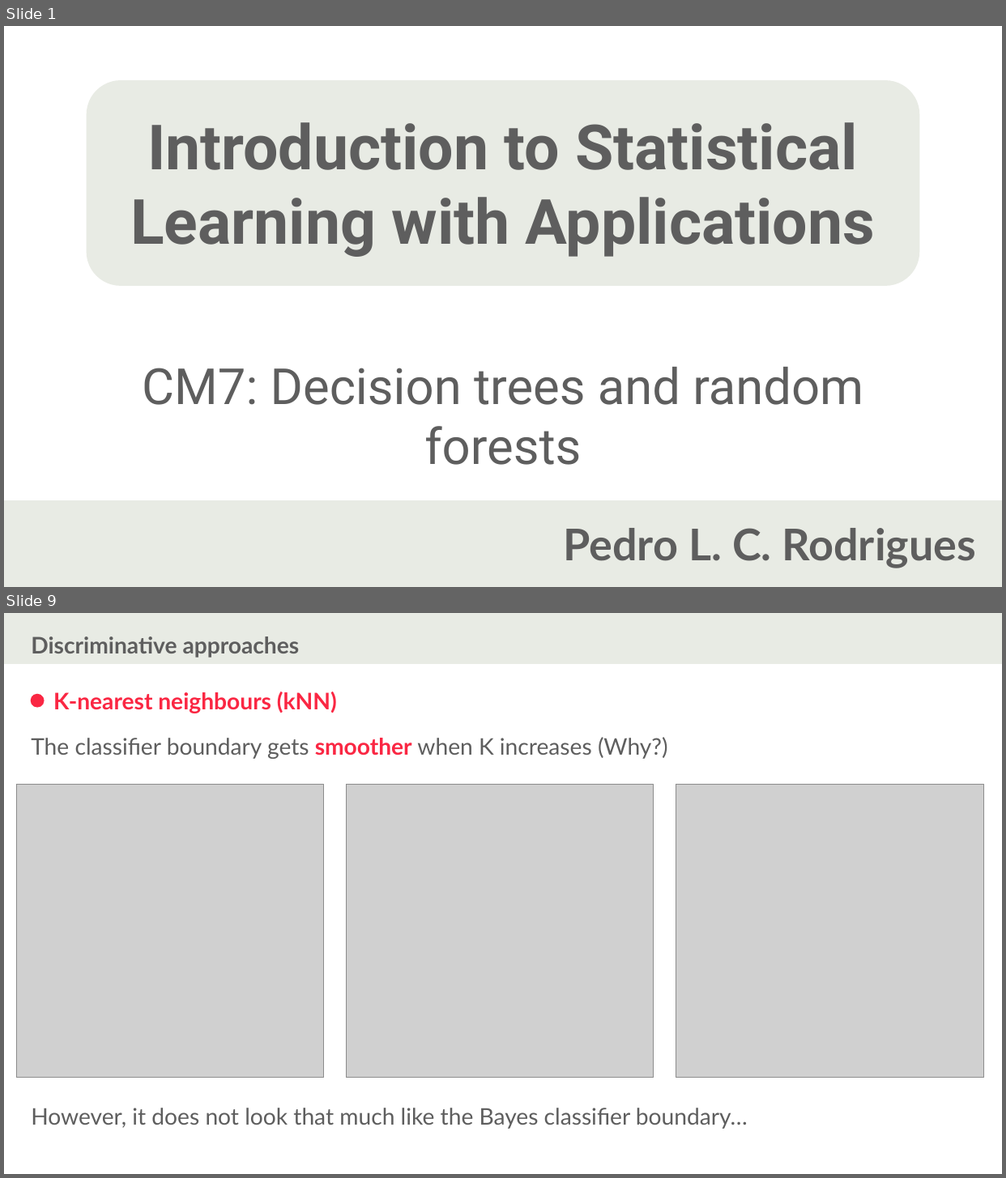
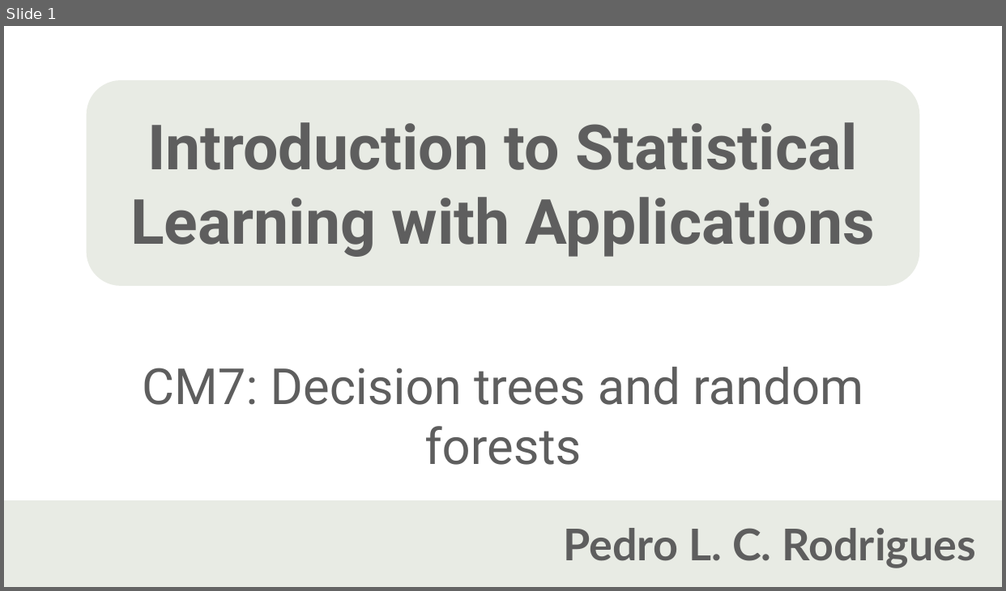
Before and after one commit to ISLA-Grenoble/2024-main, a slide deck: slides/CM07/2023/CM7-draft.pptx. Shown one above the other, each under a label of ours: slides 1 and 9 before the commit, slide 1 after it; the slides between them are not shown. The pictures are 1006x1178 and 1006x591 pixels, drawn with LibreOffice and Linux fonts; fonts in the diff are those of the drawing; grey boxes stand for pictures. Boxes give left, top, right and bottom in pixels: in the first picture for what was removed or moved away, otherwise in the second. Text is boxed around its words. In the diff, an @@ line names an element or a change of style, - is before the commit and + after.

```diff
--- a/slides/CM07/2023/CM7-draft.pptx
+++ b/slides/CM07/2023/CM7-draft.pptx
@@ slide 9 removed at <box>4,613,1002,1174</box>, background #FFFFFF @@
@@ rectangle removed at <box>4,613,1002,664</box> @@
@@ text removed at <box>31,636,300,658</box> @@
-Discriminative approaches
@@ ellipse removed at <box>30,694,44,707</box> @@
@@ text removed at <box>53,692,337,713</box> @@
-K-nearest neighbours (kNN)
@@ text removed at <box>31,737,668,759</box> @@
-The classifier boundary gets smoother when K increases (Why?)
@@ picture removed at <box>17,785,325,1078</box> @@
@@ picture removed at <box>346,785,654,1078</box> @@
@@ picture removed at <box>676,785,984,1078</box> @@
@@ text removed at <box>31,1108,748,1129</box> @@
-However, it does not look that much like the Bayes classifier boundary…
```
Also in this commit, not shown: 3 slides changed, 11 slides added, 5 other slides removed, 14 other files.
